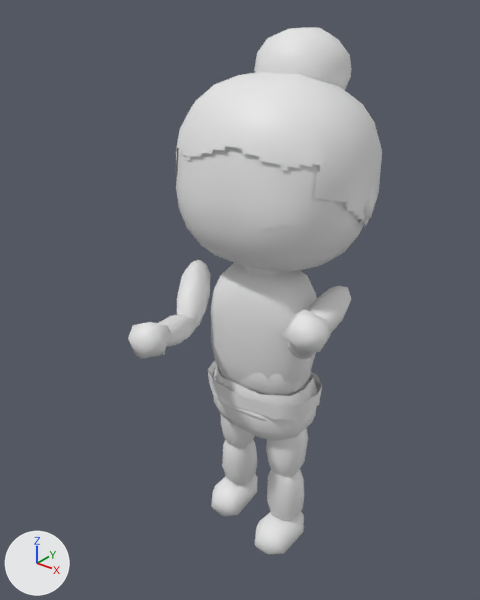
The glTF model models/look_f_bun.glb, before and after one commit.
Camera for both pictures: a 50 mm lens placed at (0.998, -1.352, 1.604), pointed at (-0.025, -0.074, 0.811). Arrows for +X, +Y and +Z are at lower left; the lights stay in place. The picture after the commit comes second. Both versions are drawn at frame 8 of the action 'long.reload'; the numbers are the values there.

Objects in the first picture: 'chest.olive.8', 'foot_L.leather.2', 'hand_L.human_skin.14', 'head.hair.21', 'head.hair.22', 'head.human_skin.18', 'hips.denim.6', 'hips.leather.10', 'lower_leg_L.denim.1', 'spine.olive.7', 'upper_arm_R.olive.15', 'upper_leg_L.denim.0' and 10 more.
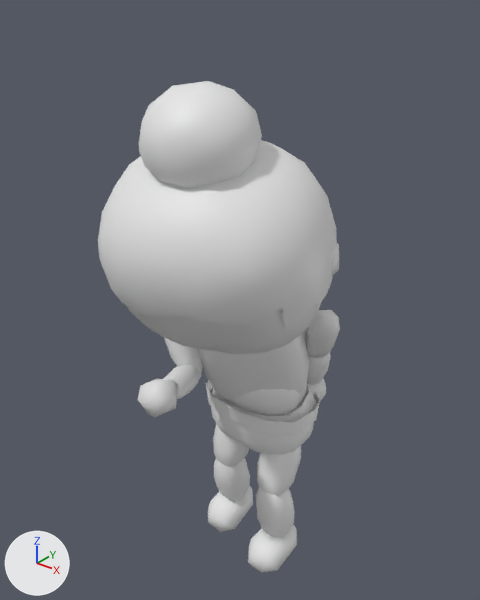
Not drawn themselves, but carrying or shaping drawn objects: ob_root, ob_spine, ob_chest, ob_head, ob_upper_arm_l, ob_lower_arm_l, ob_hand_l, ob_upper_arm_r, ob_lower_arm_r, ob_upper_leg_l, ob_lower_leg_l, ob_upper_leg_r, ob_lower_leg_r.

Changed parts and their boxes (x1, y1, x2, y2) in the pictures (480 x 600 px):
'head.hair.21', moved, turned
    before: (176, 72, 382, 227)
    after: (98, 140, 337, 327)
'head.human_skin.18', moved, turned
    before: (176, 146, 365, 272)
    after: (126, 303, 321, 354)
'head.hair.22', moved, turned
    before: (254, 27, 352, 90)
    after: (139, 81, 262, 188)
'chest.olive.8', moved, turned
    before: (210, 263, 317, 385)
    after: (198, 330, 309, 401)
'hips.denim.6', moved
    before: (213, 371, 316, 441)
    after: (211, 393, 314, 455)
'hips.leather.10', moved
    before: (208, 361, 322, 420)
    after: (206, 380, 320, 436)
'hand_R.human_skin.17', moved, turned
    before: (128, 322, 171, 359)
    after: (138, 379, 178, 417)
'lower_leg_L.denim.1', moved, turned
    before: (267, 469, 304, 521)
    after: (256, 488, 295, 538)
'upper_arm_R.olive.15', moved, turned
    before: (177, 260, 211, 328)
    after: (164, 338, 203, 373)
'spine.olive.7', moved, turned
    before: (220, 370, 311, 396)
    after: (227, 386, 307, 416)
'foot_L.leather.2', moved, turned
    before: (255, 512, 304, 554)
    after: (248, 524, 297, 572)
'upper_leg_L.denim.0', moved, turned
    before: (266, 428, 308, 478)
    after: (257, 446, 301, 497)
'upper_arm_L.olive.12', moved, turned
    before: (308, 286, 351, 334)
    after: (305, 310, 340, 358)
'foot_R.leather.5', moved, turned
    before: (211, 474, 258, 516)
    after: (208, 485, 253, 532)
'lower_leg_R.denim.4', moved, turned
    before: (222, 440, 257, 486)
    after: (214, 458, 250, 501)
'spine.olive.11', moved, turned
    before: (212, 366, 318, 421)
    after: (212, 386, 318, 424)
'hand_L.human_skin.14', moved, turned
    before: (282, 309, 330, 356)
    after: (304, 378, 326, 403)
'lower_arm_R.olive.16', moved, turned
    before: (158, 314, 195, 346)
    after: (163, 365, 202, 399)
'upper_leg_R.denim.3', moved, turned
    before: (221, 415, 255, 449)
    after: (213, 424, 249, 467)
'lower_arm_L.olive.13', moved, turned (mostly hidden before)
    before: (287, 342, 315, 359)
    after: (307, 353, 331, 385)
'head.human_skin.19', moved, turned
    before: (358, 188, 378, 223)
    after: (331, 243, 339, 276)
'neck.human_skin.9', moved, turned (not visible afterwards)
    before: (244, 266, 283, 275)

Diff of the bpy script that builds the scene:
```diff
--- a/models/look_f_bun.glb.py
+++ b/models/look_f_bun.glb.py
@@ ob_root @@
 ob_root.parent = ob_rig
-ob_root.location = (0.0, 0.0096, 0.0)
+ob_root.location = (0.0, 0.0, -0.048)
@@ ob_spine @@
 ob_spine.location = (0.0, 0.0, 0.0968)
-ob_spine.rotation_euler = (0.0349, 0.0, 0.0698)  # degrees (2, 0, 4)
+ob_spine.rotation_euler = (0.244, 0.0, 0.0698)  # degrees (14, 0, 4)
@@ ob_chest @@
 ob_chest.location = (0.0, 0.0, 0.144)
-ob_chest.rotation_euler = (-0.0524, 0.0, 0.175)  # degrees (-3, 0, 10)
+ob_chest.rotation_euler = (0.14, 0.0, 0.384)  # degrees (8, 0, 22)
@@ ob_head @@
 ob_head.location = (0.0, 0.0, 0.0288)
-ob_head.rotation_euler = (-0.175, 0.0, -0.14)  # degrees (-10, 0, -8)
+ob_head.rotation_euler = (0.209, 0.0, -0.14)  # degrees (12, 0, -8)
@@ ob_upper_arm_l @@
 ob_upper_arm_l.location = (0.206, 0.0, 0.162)
-ob_upper_arm_l.rotation_euler = (2.304, 0.462, 0.0)  # degrees (132, 26, 0)
+ob_upper_arm_l.rotation_euler = (-2.932, 0.183, 0.0)  # degrees (-168, 10, 0)
@@ ob_lower_arm_l @@
 ob_lower_arm_l.location = (0.0, 0.0, 0.164)
-ob_lower_arm_l.rotation_euler = (-1.466, -0.0287, 0.0)  # degrees (-84, -1.6, 0)
+ob_lower_arm_l.rotation_euler = (-0.14, -0.0287, 0.0)  # degrees (-8, -1.6, 0)
@@ ob_hand_l @@
 ob_hand_l.location = (0.0, 0.0, 0.154)
-ob_hand_l.rotation_euler = (-0.105, -0.0325, 0.0)  # degrees (-6, -1.9, 0)
+ob_hand_l.rotation_euler = (-0.209, -0.0325, 0.0)  # degrees (-12, -1.9, 0)
@@ ob_upper_arm_r @@
 ob_upper_arm_r.location = (-0.206, 0.0, 0.162)
-ob_upper_arm_r.rotation_euler = (2.321, -0.183, 0.0)  # degrees (133, -10, 0)
+ob_upper_arm_r.rotation_euler = (2.618, -0.288, 0.0)  # degrees (150, -17, 0)
@@ ob_lower_arm_r @@
 ob_lower_arm_r.location = (0.0, 0.0, 0.164)
-ob_lower_arm_r.rotation_euler = (-0.96, 0.0287, 0.0)  # degrees (-55, 1.6, 0)
+ob_lower_arm_r.rotation_euler = (-1.606, 0.0287, 0.0)  # degrees (-92, 1.6, 0)
@@ ob_upper_leg_l @@
 ob_upper_leg_l.location = (0.0912, 0.0, 0.0)
-ob_upper_leg_l.rotation_euler = (3.037, -0.0524, 0.0)  # degrees (174, -3, 0)
+ob_upper_leg_l.rotation_euler = (2.723, -0.0524, 0.0)  # degrees (156, -3, 0)
@@ ob_lower_leg_l @@
 ob_lower_leg_l.location = (0.0, 0.0, 0.182)
-ob_lower_leg_l.rotation_euler = (0.105, 0.0, 0.0)  # degrees (6, 0, 0)
+ob_lower_leg_l.rotation_euler = (0.559, 0.0, 0.0)  # degrees (32, 0, 0)
@@ ob_upper_leg_r @@
 ob_upper_leg_r.location = (-0.0912, 0.0, 0.0)
-ob_upper_leg_r.rotation_euler = (-3.107, 0.0524, 0.0)  # degrees (-178, 3, 0)
+ob_upper_leg_r.rotation_euler = (2.932, 0.0524, 0.0)  # degrees (168, 3, 0)
@@ ob_lower_leg_r @@
 ob_lower_leg_r.location = (0.0, 0.0, 0.182)
-ob_lower_leg_r.rotation_euler = (0.0698, 0.0, 0.0)  # degrees (4, 0, 0)
+ob_lower_leg_r.rotation_euler = (0.454, 0.0, 0.0)  # degrees (26, 0, 0)
```
